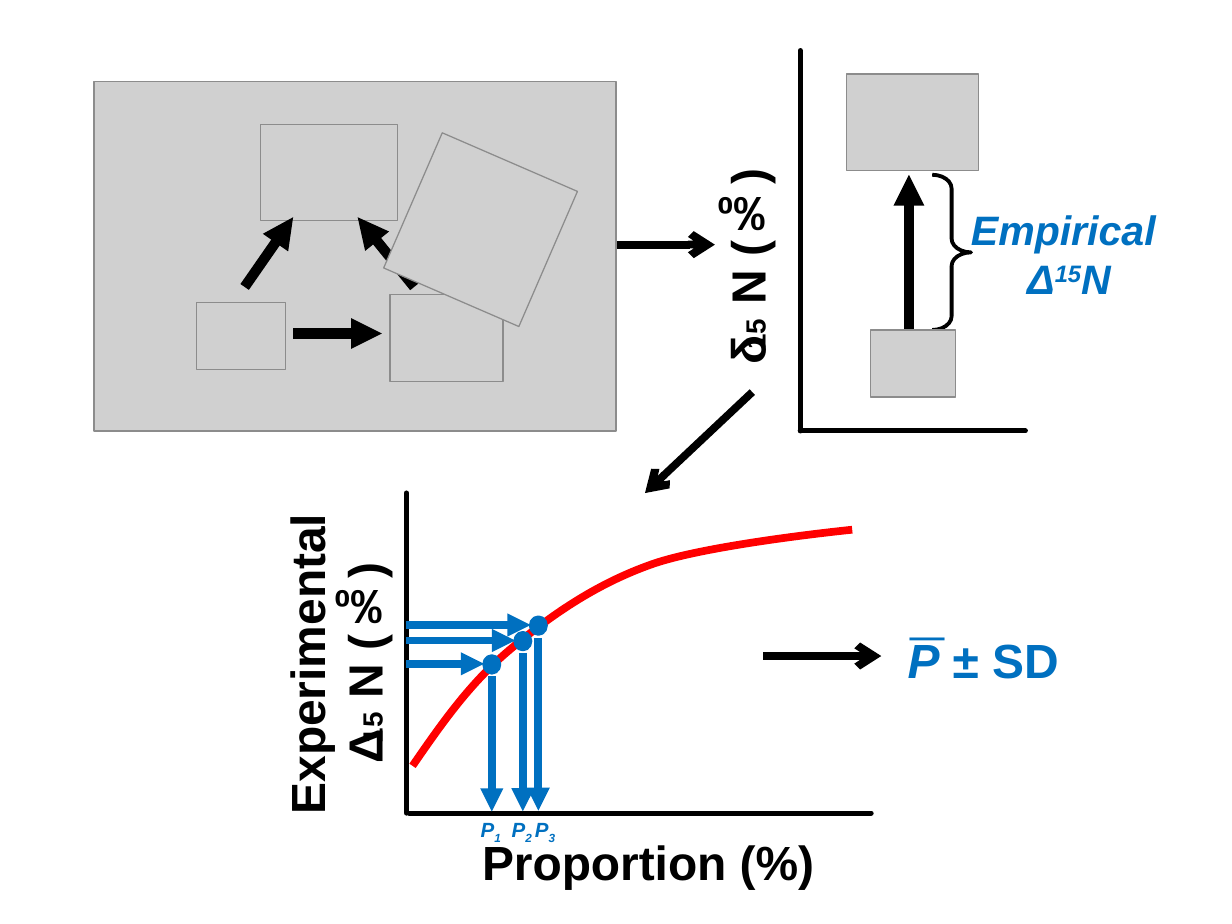
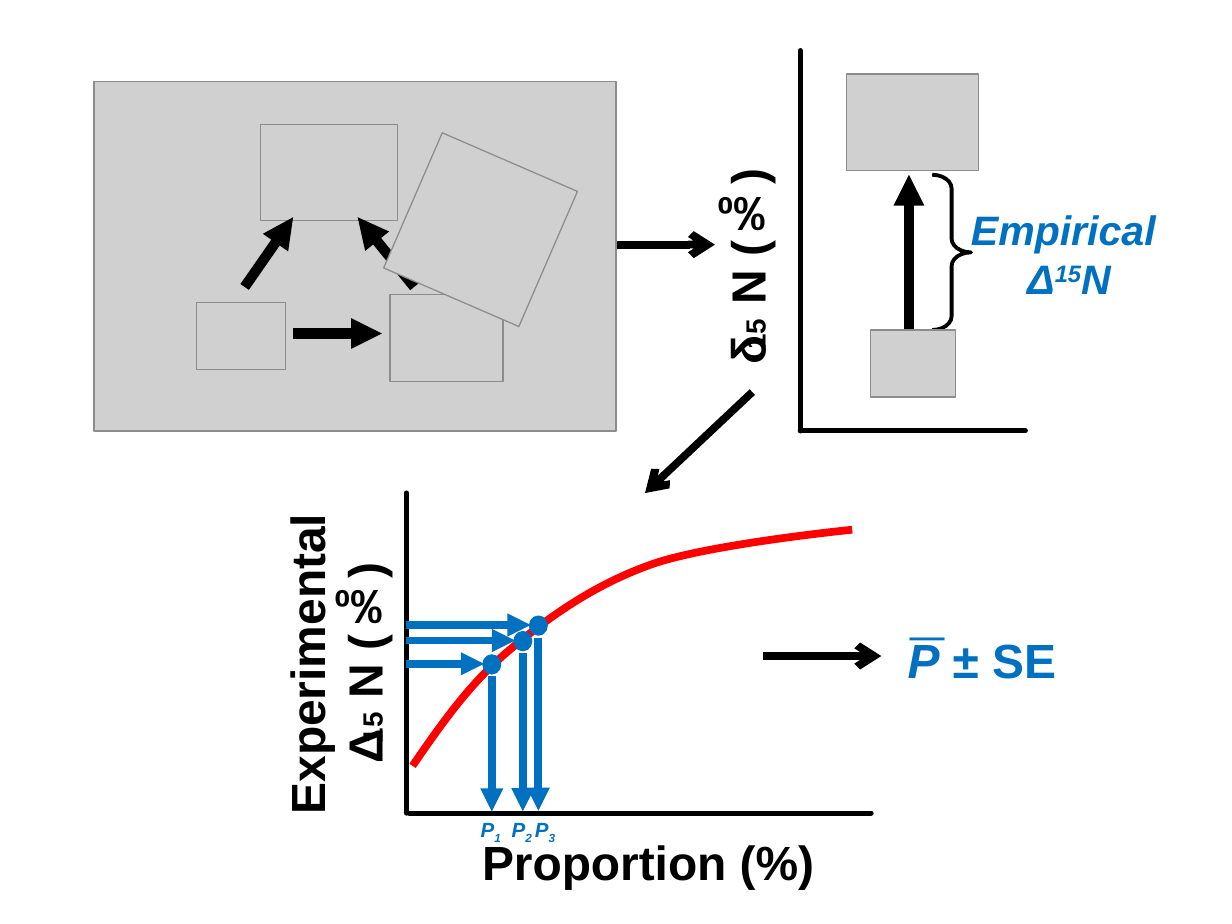
Before and after one commit to GenChangHSU/2023_Framework_for_Degree_of_Intraguild_Predation, a slide deck: slide 5 of Figures/Figures.pptx. Drawn at 1232x924 pixels with LibreOffice and Linux fonts; fonts in the diff are those of the drawing; grey boxes stand for pictures. Boxes give left, top, right and bottom in pixels: in the first picture for what was removed or moved away, otherwise in the second. Text is boxed around its words. In the diff, an @@ line names an element or a change of style, - is before the commit and + after.

```diff
--- a/Figures/Figures.pptx
+++ b/Figures/Figures.pptx
@@ text at [908,644,1056,679]: text changed @@
-P ± SD
+P ± SE
```
Also in this commit, not shown: 3 other slides changed, 2 slides added, 1 slide removed, 36 other files.
